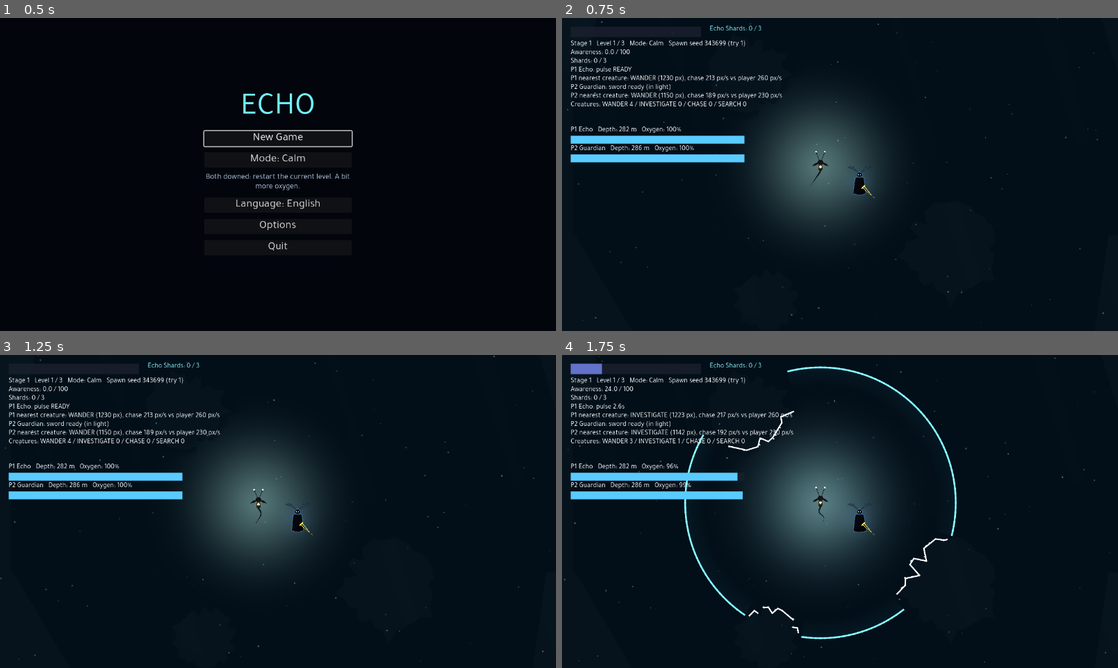
Above: before the commit, frames 1-4 (two rows, left to right).
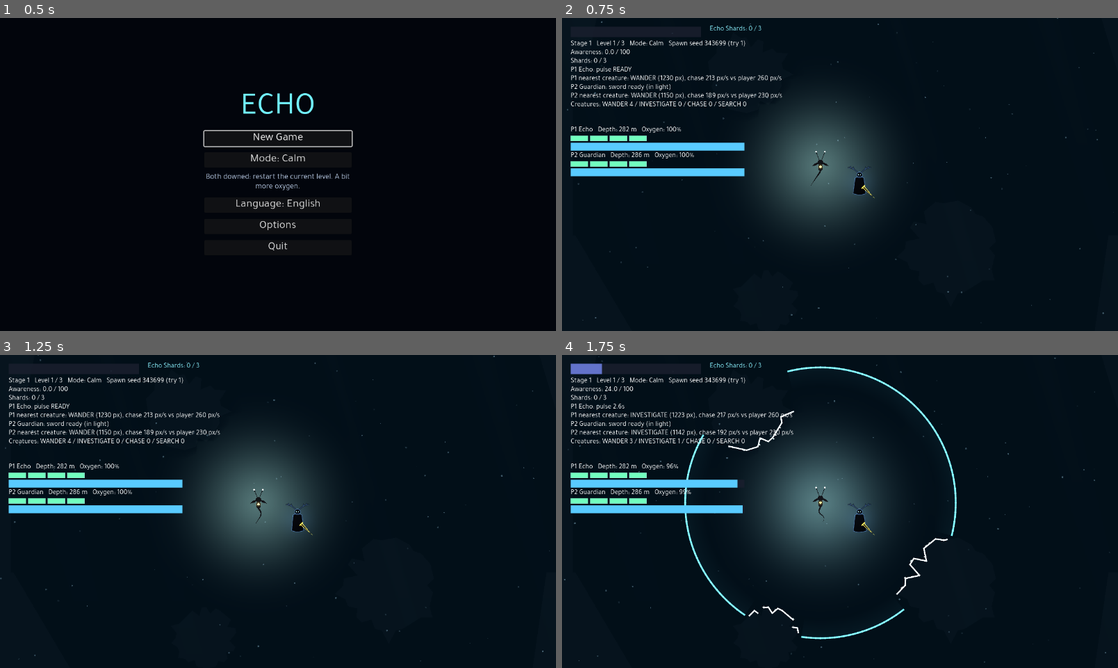
Above: after the commit, the same moments.

Repository: neij0/echo-game
Game: Godot game, scene res://scenes/main_menu.tscn
Two runs of this game, one before a commit and one after it. Both use one fixed random seed, a clock stepped at 60 frames per second and the inputs below.
Inputs:
- Up to frame 1 (0.5 s): no input
- Up to frame 2 (0.75 s): click "New Game" at 0.5 s
- Up to frame 3 (1.25 s): no input
- Up to frame 4 (1.75 s): tap Enter (p2_action) at 1.25 s; tap Space (p1_action) at 1.35 s

Frame 1 is identical in both runs. In frame 2, 3.4% of the frame differs, in the area x 1-33%, y 37-51%; in frame 3, 3.4%; in frame 4, 3.4%.

Commit message:
Segmented player health: partial regen, partner mending, shard heal, low-health HUD
- PlayerHealth: 4 segments per character, hit damage per mode (Calm 1.0, Challenge 1.5),
  partly damaged segment refills after ~4 s; downed at zero, revive gives 1 segment
- PartnerMending: both close, nobody downed, no chase -> slow mending with a glowing link
- Echo Shards restore one segment to every player not downed
- HUD: HealthSegments per player; low-health heartbeat + red edge pulse
- Calm retry restores level-start health (min 2), Challenge retry refills

Co-Authored-By: Claude Opus 5.5 <noreply@anthropic.com>

Diff:
--- a/scenes/game.tscn
+++ b/scenes/game.tscn
@@ -18,6 +18,8 @@
 [ext_resource type="Script" path="res://scripts/end_screen.gd" id="16_end"]
 [ext_resource type="Script" path="res://scripts/marine_snow.gd" id="18_snow"]
 [ext_resource type="Script" path="res://scripts/light_shafts.gd" id="19_shafts"]
+[ext_resource type="Script" path="res://scripts/partner_mending.gd" id="20_mending"]
+[ext_resource type="AudioStream" path="res://assets/audio/creature_heartbeat.wav" id="21_heartbeat"]
 
 [node name="Game" type="Node2D"]
 
@@ -47,6 +49,13 @@
 
 [node name="Guardian" parent="." instance=ExtResource("4_guardian")]
 position = Vector2(1300, 200)
+
+[node name="MendLayer" type="CanvasLayer" parent="."]
+follow_viewport_enabled = true
+
+[node name="PartnerMending" type="Node2D" parent="MendLayer" node_paths=PackedStringArray("stage_manager")]
+script = ExtResource("20_mending")
+stage_manager = NodePath("../../StageManager")
 
 [node name="SharedCamera" type="Camera2D" parent="." node_paths=PackedStringArray("stage_manager")]
 position = Vector2(1250, 200)
@@ -96,6 +105,7 @@
 mouse_filter = 2
 script = ExtResource("14_vignette")
 stage_manager = NodePath("../../StageManager")
+heartbeat_stream = ExtResource("21_heartbeat")
 
 [node name="AwarenessBar" type="ProgressBar" parent="Hud"]
 offset_left = 20.0
--- a/scripts/creature.gd
+++ b/scripts/creature.gd
@@ -585,6 +585,13 @@
 		_echo.flash(self, body_radius)
 
 
+## The player this creature is chasing right now (null when not in CHASE).
+func get_chased_player() -> Player:
+	if state == State.CHASE and is_instance_valid(_chased):
+		return _chased
+	return null
+
+
 func get_state_name() -> String:
 	var state_name: String = State.keys()[state]
 	if lunge_phase != Lunge.NONE:
--- /dev/null
+++ b/scripts/health_segments.gd
@@ -0,0 +1,69 @@
+class_name HealthSegments
+extends Control
+## One player's health as a row of segments (HUD). Each segment fills from left
+## to right with how much of it is left; a partly damaged segment is drawn in a
+## dimmer colour (it refills on its own), lost ones show only their frame.
+## Flashes briefly on a hit, pulses red when health is low. Created by
+## PlayerStatus.
+
+@export var segment_size: Vector2 = Vector2(40.0, 12.0)
+@export var segment_gap: float = 5.0
+@export var fill_color: Color = Color(0.45, 1.0, 0.75)
+## Colour of the part of a partly damaged segment that is still there.
+@export var partial_color: Color = Color(0.3, 0.65, 0.55)
+@export var empty_color: Color = Color(0.1, 0.12, 0.18, 0.85)
+@export var frame_color: Color = Color(0.6, 0.75, 0.8, 0.5)
+@export var frame_width: float = 1.0
+@export var low_color: Color = Color(1.0, 0.25, 0.2)
+## Pulses per second of the low-health colour.
+@export var low_pulse_speed: float = 1.4
+@export var hit_flash_color: Color = Color(1.0, 1.0, 1.0)
+@export var hit_flash_time: float = 0.25
+
+var health: PlayerHealth
+var _time: float = 0.0
+var _flash_left: float = 0.0
+
+
+func setup(target_health: PlayerHealth) -> void:
+	health = target_health
+	health.hit_taken.connect(_on_hit_taken)
+
+
+func _ready() -> void:
+	mouse_filter = Control.MOUSE_FILTER_IGNORE
+
+
+func _get_minimum_size() -> Vector2:
+	var count: int = health.segment_count if health else 0
+	return Vector2(count * segment_size.x + maxi(count - 1, 0) * segment_gap, segment_size.y)
+
+
+func _on_hit_taken() -> void:
+	_flash_left = hit_flash_time
+
+
+func _process(delta: float) -> void:
+	_time += delta
+	_flash_left = maxf(_flash_left - delta, 0.0)
+	update_minimum_size()
+	queue_redraw()
+
+
+func _draw() -> void:
+	if health == null:
+		return
+	var full: Color = fill_color
+	if health.is_low():
+		var pulse: float = 0.5 + 0.5 * sin(_time * TAU * low_pulse_speed)
+		full = fill_color.lerp(low_color, lerpf(0.5, 1.0, pulse))
+	if _flash_left > 0.0:
+		full = full.lerp(hit_flash_color, _flash_left / hit_flash_time)
+	for i: int in health.segment_count:
+		var rect := Rect2(Vector2(i * (segment_size.x + segment_gap), 0.0), segment_size)
+		draw_rect(rect, empty_color)
+		var fill: float = health.get_segment_fill(i)
+		if fill > 0.0:
+			var color: Color = full if fill >= 1.0 - PlayerHealth.EPSILON else partial_color
+			draw_rect(Rect2(rect.position, Vector2(rect.size.x * fill, rect.size.y)), color)
+		draw_rect(rect, frame_color, false, frame_width)
--- a/scripts/hurt_vignette.gd
+++ b/scripts/hurt_vignette.gd
@@ -1,9 +1,10 @@
 class_name HurtVignette
 extends Control
-## Flashes a thin red band along the screen edges when a player takes a
-## non-lethal hit. Only the edges: the band fades to nothing a short way in, so
-## the centre of the screen is never tinted. (Co-op with a shared screen: any
-## player's hit flashes it.)
+## Red band along the screen edges: a short flash when a player takes a
+## non-lethal hit, and a slow heartbeat pulse (with a heartbeat sound) while
+## any living player is at low health. Only the edges: the band fades to
+## nothing a short way in, so the centre of the screen is never tinted.
+## (Co-op with a shared screen: any player's hit or low health shows it.)
 
 @export var stage_manager: StageManager
 @export var color: Color = Color(0.9, 0.05, 0.05)
@@ -14,12 +15,33 @@
 ## Width of the band as a share of the screen's shorter side.
 @export_range(0.0, 0.5) var band_width: float = 0.05
 
+@export_group("Low Health")
+## Seconds between heartbeats while a player is at low health.
+@export var heartbeat_interval: float = 0.9
+## Opacity at the edge on each beat (fades out until the next one).
+@export_range(0.0, 1.0) var heartbeat_alpha: float = 0.12
+## Seconds the band takes to fade after a beat.
+@export var heartbeat_fade_time: float = 0.5
+## Band width on a beat, as a share of the screen's shorter side.
+@export_range(0.0, 0.5) var heartbeat_band_width: float = 0.08
+@export var heartbeat_stream: AudioStream
+@export var heartbeat_volume_db: float = -10.0
+@export var heartbeat_pitch: float = 0.8
+
 var _time_left: float = 0.0
+var _beat_left: float = 0.0
+var _beat_timer: float = 0.0
+var _heartbeat: AudioStreamPlayer
 
 
 func _ready() -> void:
 	set_anchors_preset(Control.PRESET_FULL_RECT)
 	mouse_filter = Control.MOUSE_FILTER_IGNORE
+	_heartbeat = AudioStreamPlayer.new()
+	_heartbeat.stream = heartbeat_stream
+	_heartbeat.volume_db = heartbeat_volume_db
+	_heartbeat.pitch_scale = heartbeat_pitch
+	add_child(_heartbeat)
 	if stage_manager:
 		stage_manager.player_registered.connect(_on_player_registered)
 
@@ -34,19 +56,46 @@
 
 
 func _process(delta: float) -> void:
-	if _time_left <= 0.0:
+	_update_heartbeat(delta)
+	if _time_left <= 0.0 and _beat_left <= 0.0:
 		return
 	_time_left = maxf(_time_left - delta, 0.0)
+	_beat_left = maxf(_beat_left - delta, 0.0)
 	queue_redraw()
 
 
+func _update_heartbeat(delta: float) -> void:
+	if not _any_player_low():
+		_beat_timer = 0.0
+		return
+	_beat_timer -= delta
+	if _beat_timer <= 0.0:
+		_beat_timer = heartbeat_interval
+		_beat_left = heartbeat_fade_time
+		if heartbeat_stream:
+			_heartbeat.play()
+
+
+func _any_player_low() -> bool:
+	if stage_manager == null:
+		return false
+	for player: Player in stage_manager.players:
+		if player.health.is_low():
+			return true
+	return false
+
+
 func _draw() -> void:
-	if _time_left <= 0.0:
-		return
-	var alpha: float = max_alpha * _time_left / fade_time
+	if _time_left > 0.0:
+		_draw_band(max_alpha * _time_left / fade_time, band_width)
+	if _beat_left > 0.0:
+		_draw_band(heartbeat_alpha * _beat_left / heartbeat_fade_time, heartbeat_band_width)
+
+
+func _draw_band(alpha: float, width_share: float) -> void:
 	var outer := Color(color, alpha)
 	var inner := Color(color, 0.0)
-	var band: float = minf(size.x, size.y) * band_width
+	var band: float = minf(size.x, size.y) * width_share
 	var o0 := Vector2.ZERO
 	var o1 := Vector2(size.x, 0.0)
 	var o2 := size
--- /dev/null
+++ b/scripts/partner_mending.gd
@@ -0,0 +1,118 @@
+class_name PartnerMending
+extends Node2D
+## Partner mending: while the two players stay close together, neither is
+## downed and no creature is chasing either of them, both slowly get lost
+## health back (one segment per seconds_per_segment, per mode). A soft glowing
+## link is drawn between them while it mends. Must live on a CanvasLayer with
+## follow_viewport_enabled at the origin, so it draws in world coordinates and
+## the darkness does not dim it.
+
+## Emitted when mending starts / stops (for sounds or effects later).
+signal mending_changed(is_mending: bool)
+
+@export var stage_manager: StageManager
+## The players must be at most this far apart.
+@export var mend_distance: float = 150.0
+## Seconds to mend one full segment (Calm / Challenge).
+@export var calm_seconds_per_segment: float = 6.0
+@export var challenge_seconds_per_segment: float = 10.0
+
+@export_group("Link")
+@export var link_color: Color = Color(0.55, 1.0, 0.8)
+## HDR brightness multiplier of the link's core (above 1.0 = blooms).
+@export var link_energy: float = 1.6
+@export_range(0.0, 1.0) var link_alpha: float = 0.35
+@export var link_width: float = 2.0
+## Width and opacity of the soft halo around the core.
+@export var halo_width: float = 9.0
+@export_range(0.0, 1.0) var halo_alpha: float = 0.08
+## The link sways sideways like a thread in the current.
+@export var sway_amount: float = 6.0
+@export var sway_speed: float = 0.7
+@export var link_segments: int = 16
+## Seconds to fade the link in / out.
+@export var fade_time: float = 0.5
+## Small motes travelling along the link.
+@export var mote_count: int = 3
+@export var mote_speed: float = 0.35
+@export var mote_radius: float = 2.5
+@export var mote_energy: float = 2.5
+
+var is_mending: bool = false
+var _strength: float = 0.0
+var _time: float = 0.0
+var _a: Player
+var _b: Player
+
+
+func _process(delta: float) -> void:
+	_time += delta
+	_pick_players()
+	var mending: bool = _can_mend()
+	if mending != is_mending:
+		is_mending = mending
+		mending_changed.emit(is_mending)
+	if is_mending:
+		var rate: float = 1.0 / maxf(_seconds_per_segment(), 0.01)
+		_a.health.heal(rate * delta)
+		_b.health.heal(rate * delta)
+	var fade_step: float = delta / maxf(fade_time, 0.01)
+	_strength = move_toward(_strength, 1.0 if is_mending else 0.0, fade_step)
+	queue_redraw()
+
+
+func _seconds_per_segment() -> float:
+	var challenge: bool = stage_manager != null and stage_manager.mode == SaveData.Mode.CHALLENGE
+	return challenge_seconds_per_segment if challenge else calm_seconds_per_segment
+
+
+func _pick_players() -> void:
+	var players: Array[Player] = stage_manager.players if stage_manager else Players.all(get_tree())
+	_a = players[0] if players.size() > 0 else null
+	_b = players[1] if players.size() > 1 else null
+
+
+func _can_mend() -> bool:
+	if _a == null or _b == null:
+		return false
+	if _a.health.is_downed or _b.health.is_downed:
+		return false
+	# Nothing to mend.
+	if _a.health.is_full() and _b.health.is_full():
+		return false
+	if _a.global_position.distance_to(_b.global_position) > mend_distance:
+		return false
+	for node: Node in get_tree().get_nodes_in_group("creatures"):
+		var creature := node as Creature
+		if creature == null:
+			continue
+		var chased: Player = creature.get_chased_player()
+		if chased == _a or chased == _b:
+			return false
+	return true
+
+
+static func _hdr(base: Color, energy: float, alpha: float) -> Color:
+	return Color(base.r * energy, base.g * energy, base.b * energy, alpha)
+
+
+func _draw() -> void:
+	if _strength <= 0.0 or _a == null or _b == null:
+		return
+	var start: Vector2 = _a.global_position
+	var end: Vector2 = _b.global_position
+	var side: Vector2 = (end - start).orthogonal().normalized()
+	var points := PackedVector2Array()
+	var count: int = maxi(link_segments, 2)
+	for i: int in count + 1:
+		var t: float = float(i) / float(count)
+		# Sway is zero at both ends, strongest in the middle.
+		var sway: float = sin(t * PI) * sin(_time * TAU * sway_speed + t * PI * 2.0) * sway_amount
+		points.append(start.lerp(end, t) + side * sway)
+	draw_polyline(points, _hdr(link_color, 1.0, halo_alpha * _strength), halo_width, true)
+	draw_polyline(points, _hdr(link_color, link_energy, link_alpha * _strength), link_width, true)
+	for m: int in mote_count:
+		var along: float = fmod(_time * mote_speed + float(m) / float(maxi(mote_count, 1)), 1.0)
+		var index: int = clampi(roundi(along * count), 0, count)
+		var fade: float = sin(along * PI)
+		draw_circle(points[index], mote_radius, _hdr(link_color, mote_energy, _strength * fade))
--- a/scripts/player_health.gd
+++ b/scripts/player_health.gd
@@ -1,11 +1,13 @@
 class_name PlayerHealth
 extends Node
-## Decides what happens when a creature touches the player. With grace on, the
-## first touch only knocks the player back and gives a short invulnerability; a
-## second touch within second_hit_window downs the player. With grace off, any
-## touch downs. A downed player cannot move or act until the partner revives
-## them (ReviveHelper). When every player is downed, the StageManager restarts
-## the level (Calm) or the stage (Challenge).
+## Segmented health, measured in segments (value 0..segment_count). A creature
+## touch removes hit_damage segments (per mode), knocks the player back and
+## gives a short invulnerability. A segment that is only partly damaged refills
+## on its own after partial_regen_delay seconds without damage; fully lost
+## segments only come back through partner mending (PartnerMending), Echo
+## Shards (StageManager) or a revive. At zero the player is downed: they cannot
+## move or act until the partner revives them (ReviveHelper). When every player
+## is downed, the StageManager restarts the level (Calm) or the stage (Challenge).
 
 ## PRESSURE = the world's survival meter ran out (Oxygen in the Ocean).
 enum Cause { CREATURE, PRESSURE }
@@ -16,45 +18,127 @@
 signal hurt
 signal downed(cause: Cause)
 signal revived
+## Emitted whenever the health value changes (damage, regeneration, healing).
+signal health_changed(value: float, max_value: float)
+
+## Below this, a segment counts as full / empty (float rounding).
+const EPSILON: float = 0.001
 
 @export var player: Player
-## Off = the first touch downs the player.
-@export var grace_enabled: bool = true
+
+@export_group("Segments")
+@export var segment_count: int = 4
+## Segments the player has right after being revived.
+@export var revive_segments: float = 1.0
+## At or below this many segments the low-health warning plays.
+@export var low_health_segments: float = 1.0
+
+@export_group("Damage")
+## Segments lost per creature touch (Calm / Challenge). A share of a segment
+## leaves it partly damaged, which then refills on its own.
+@export var calm_hit_damage: float = 1.0
+@export var challenge_hit_damage: float = 1.5
 @export var invulnerable_time: float = 1.5
-## A second touch within this many seconds of the first one downs the player.
-@export var second_hit_window: float = 5.0
 ## Speed of the knockback push away from the creature.
 @export var knockback_speed: float = 650.0
 ## Seconds of invulnerability right after being revived.
 @export var revive_invulnerable_time: float = 2.0
 
+@export_group("Partial Regeneration")
+## Seconds without damage before a partly damaged segment starts refilling.
+@export var calm_partial_regen_delay: float = 4.0
+@export var challenge_partial_regen_delay: float = 4.0
+## Segments per second while the partly damaged segment refills.
+@export var partial_regen_speed: float = 0.5
+
+var value: float = 0.0
 var is_downed: bool = false
 var last_cause: Cause = Cause.CREATURE
+var challenge_mode: bool = false
 var _invulnerable_left: float = 0.0
-var _window_left: float = 0.0
+var _since_damage: float = 0.0
+
+
+func _ready() -> void:
+	value = float(segment_count)
 
 
 func _process(delta: float) -> void:
 	_invulnerable_left = maxf(_invulnerable_left - delta, 0.0)
-	_window_left = maxf(_window_left - delta, 0.0)
+	_since_damage += delta
+	if is_downed or _since_damage < _partial_regen_delay():
+		return
+	# Only the partly damaged segment refills, up to its own upper edge.
+	var partial: float = value - floorf(value + EPSILON)
+	if partial > EPSILON:
+		var segment_top: float = floorf(value + EPSILON) + 1.0
+		_set_value(minf(value + partial_regen_speed * delta, segment_top))
+
+
+func set_challenge_mode(enabled: bool) -> void:
+	challenge_mode = enabled
 
 
 func is_invulnerable() -> bool:
 	return _invulnerable_left > 0.0
 
 
+func get_max_value() -> float:
+	return float(segment_count)
+
+
+func get_ratio() -> float:
+	return value / get_max_value() if segment_count > 0 else 0.0
+
+
+func is_low() -> bool:
+	return not is_downed and value <= low_health_segments + EPSILON
+
+
+func is_full() -> bool:
+	return value >= get_max_value() - EPSILON
+
+
+## How full one segment is (0-1), index 0 = the first (lowest) segment.
+func get_segment_fill(index: int) -> float:
+	return clampf(value - float(index), 0.0, 1.0)
+
+
+func get_hit_damage() -> float:
+	return challenge_hit_damage if challenge_mode else calm_hit_damage
+
+
 func take_hit(from_position: Vector2) -> void:
 	if is_downed or is_invulnerable():
 		return
 	hit_taken.emit()
-	if not grace_enabled or _window_left > 0.0:
+	_since_damage = 0.0
+	_set_value(value - get_hit_damage())
+	if value <= EPSILON:
+		_set_value(0.0)
 		down(Cause.CREATURE)
 		return
 	_invulnerable_left = invulnerable_time
-	_window_left = second_hit_window
 	if player:
 		player.knock_back(from_position.direction_to(player.global_position) * knockback_speed)
 	hurt.emit()
+
+
+## Adds segments (partner mending, Echo Shards). A downed player is not healed:
+## only a revive brings them back.
+func heal(segments: float) -> void:
+	if is_downed:
+		return
+	_set_value(minf(value + segments, get_max_value()))
+
+
+## Sets the value directly (stage start, retries), clamped to the segments.
+func set_segments(segments: float) -> void:
+	_set_value(clampf(segments, 0.0, get_max_value()))
+
+
+func refill() -> void:
+	set_segments(get_max_value())
 
 
 func down(cause: Cause) -> void:
@@ -71,6 +155,17 @@
 	if not is_downed:
 		return
 	is_downed = false
-	_window_left = 0.0
+	_set_value(maxf(value, revive_segments))
 	_invulnerable_left = revive_invulnerable_time
 	revived.emit()
+
+
+func _partial_regen_delay() -> float:
+	return challenge_partial_regen_delay if challenge_mode else calm_partial_regen_delay
+
+
+func _set_value(new_value: float) -> void:
+	if is_equal_approx(new_value, value):
+		return
+	value = new_value
+	health_changed.emit(value, get_max_value())
--- a/scripts/player_status.gd
+++ b/scripts/player_status.gd
@@ -1,7 +1,7 @@
 class_name PlayerStatus
 extends VBoxContainer
-## One player's HUD block: depth, the world's pressure meter (Oxygen in the
-## Ocean) and its low warning. Created by Hud for every registered player
+## One player's HUD block: depth, the health segments (HealthSegments), the
+## world's pressure meter (Oxygen in the Ocean) and its low warning. Created by Hud for every registered player
 ## (builds its UI in code). The meter's name and colour come from the WorldConfig.
 
 @export var bar_size: Vector2 = Vector2(300.0, 18.0)
@@ -15,6 +15,7 @@
 var pressure_color: Color = Color(0.35, 0.8, 1.0)
 
 var _depth_label: Label
+var _health_segments: HealthSegments
 var _pressure_bar: ProgressBar
 var _fill_style: StyleBoxFlat
 var _warning_label: Label
@@ -31,6 +32,10 @@
 func _ready() -> void:
 	_depth_label = Label.new()
 	add_child(_depth_label)
+
+	_health_segments = HealthSegments.new()
+	_health_segments.setup(player.health)
+	add_child(_health_segments)
 
 	_pressure_bar = ProgressBar.new()
 	_pressure_bar.custom_minimum_size = bar_size
--- a/scripts/stage_manager.gd
+++ b/scripts/stage_manager.gd
@@ -11,6 +11,8 @@
 ## - The last level ends in a boss arena: beating the boss completes the stage,
 ##   saves the progress (Game autoload) and shows the summary. Its Continue
 ##   button starts the next stage, or the story screen after a world's last stage.
+## - Picking up an Echo Shard restores shard_heal_segments of health to every
+##   player who is not downed. Health carries over between levels of a stage.
 ## - Every player downed at the same time: Calm restarts the current level,
 ##   Challenge restarts the stage from level 1. Every retry reshuffles the
 ##   creatures, corals and stations (new spawn seed).
@@ -46,6 +48,13 @@
 ## Calm retry: each player gets back the meter they had when the level
 ## started, but at least this share (0-1) of a full meter.
 @export_range(0.0, 1.0) var retry_min_pressure: float = 0.5
+## Calm retry: each player gets back the health they had when the level
+## started, but at least this many segments.
+@export var retry_min_health_segments: float = 2.0
+
+@export_group("Health")
+## Health segments every non-downed player gets back per Echo Shard.
+@export var shard_heal_segments: float = 1.0
 
 var players: Array[Player] = []
 var stage_index: int = 0
@@ -62,6 +71,8 @@
 var _is_changing_level: bool = false
 ## Each player's meter (0-1) when the current level started (Calm retries).
 var _level_start_pressure: Dictionary = {}
+## Each player's health (segments) when the current level started (Calm retries).
+var _level_start_health: Dictionary = {}
 
 
 func _ready() -> void:
@@ -98,6 +109,7 @@
 	for player: Player in scene_players:
 		register_player(player)
 		player.pressure.drain_multiplier = calm_drain_multiplier if mode == SaveData.Mode.CALM else 1.0
+		player.health.set_challenge_mode(mode == SaveData.Mode.CHALLENGE)
 	_start_level(0)
 
 
@@ -132,6 +144,7 @@
 		if player.health.is_downed:
 			player.health.revive()
 		_level_start_pressure[player] = player.pressure.get_ratio()
+		_level_start_health[player] = player.health.value
 	if awareness:
 		awareness.reset()
 	var camera := get_viewport().get_camera_2d() as SharedCamera
@@ -160,6 +173,8 @@
 
 func _on_shard_collected(_shard: EchoShard) -> void:
 	shards_collected += 1
+	for player: Player in players:
+		player.health.heal(shard_heal_segments)
 	_update_exit_lock()
 	if shards_collected >= shards_total:
 		level_builder.open_exit()
@@ -218,10 +233,13 @@
 			var start_ratio: float = float(_level_start_pressure.get(player, 1.0))
 			player.pressure.value = player.pressure.max_value * start_ratio
 			player.pressure.ensure_ratio(retry_min_pressure)
+			var start_health: float = float(_level_start_health.get(player, player.health.get_max_value()))
+			player.health.set_segments(maxf(start_health, retry_min_health_segments))
 		_start_level(level_index)
 	else:
 		for player: Player in players:
 			player.pressure.refill()
+			player.health.refill()
 		_start_level(0)
 	get_tree().paused = false
 
Not shown: 1 places in scenes/game.tscn that only renumber resources
Not shown, added: scripts/health_segments.gd.uid
Not shown, added: scripts/partner_mending.gd.uid
Not shown, changed: CLAUDE.md
